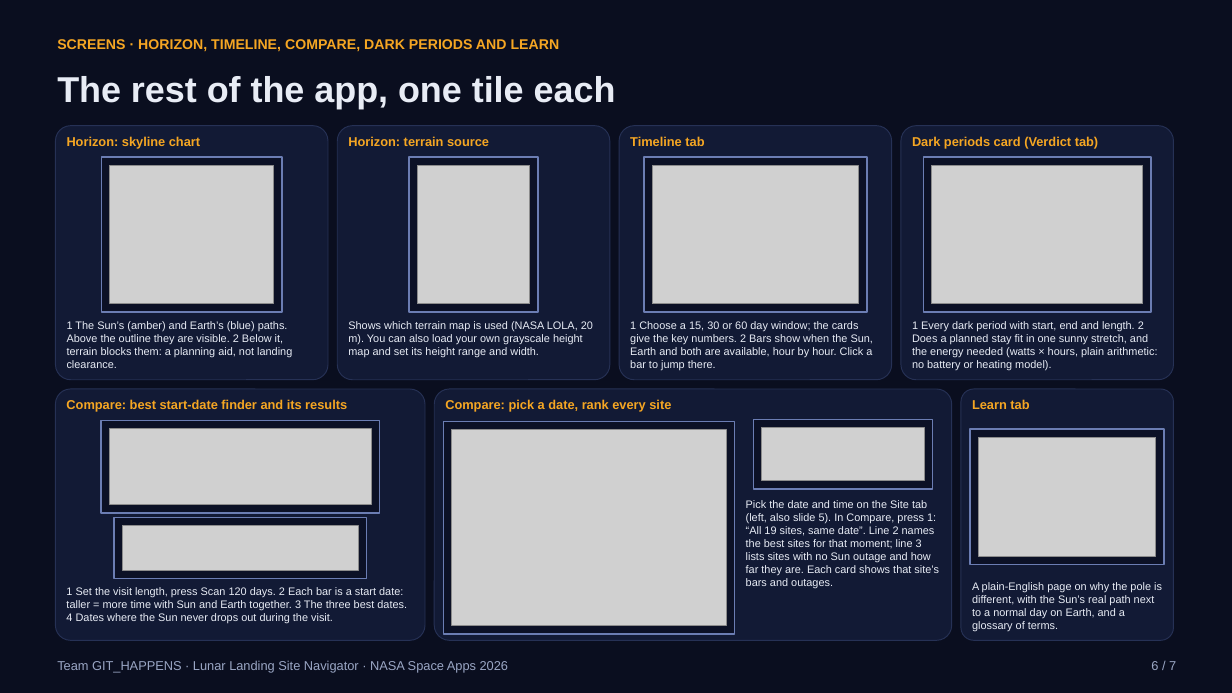
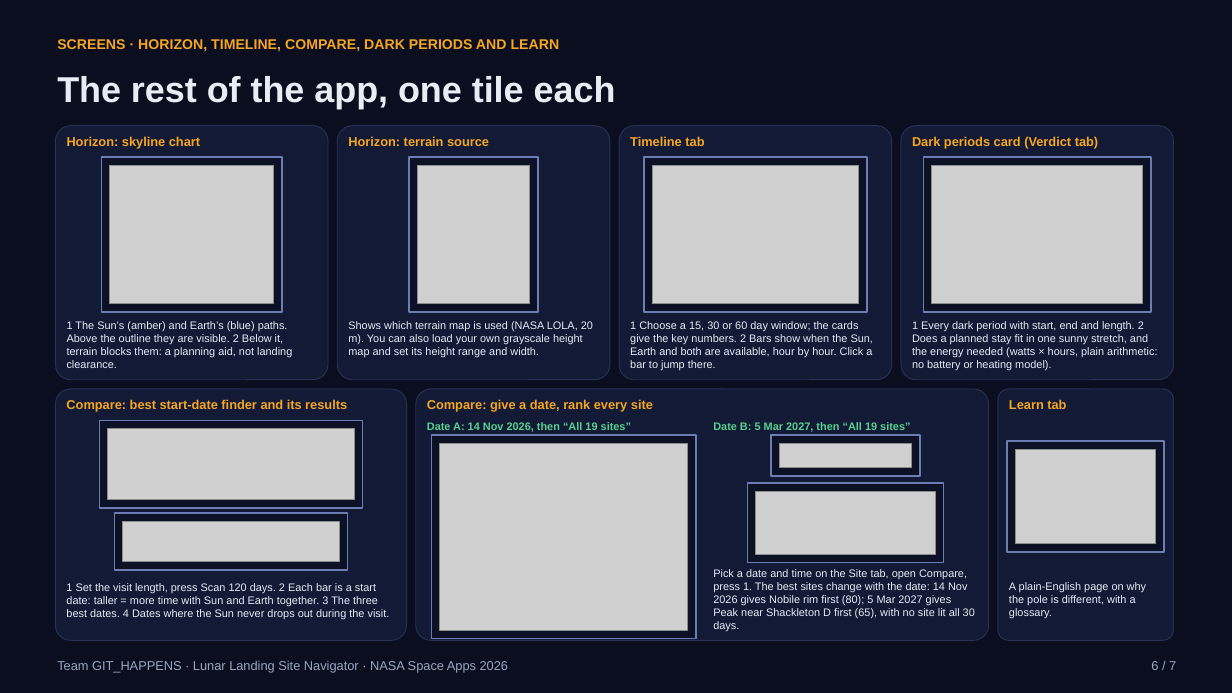
Before and after one commit to Amitrajeetpaul/lunar-landing-site-navigator, a slide deck: slide 6 of docs/GIT_7_SLIDE_PPT.pptx. Drawn at 1232x693 pixels with LibreOffice and Linux fonts; fonts in the diff are those of the drawing; grey boxes stand for pictures. Boxes give left, top, right and bottom in pixels: in the first picture for what was removed or moved away, otherwise in the second. Text is boxed around its words. In the diff, an @@ line names an element or a change of style, - is before the commit and + after.

Commit message:
Demo deck slide 6: two-date compare demonstration with live screenshots

```diff
--- a/docs/GIT_7_SLIDE_PPT.pptx
+++ b/docs/GIT_7_SLIDE_PPT.pptx
@@ rounded rectangle resized from (x1=55, y1=389, x2=425, y2=640) to (x1=55, y1=389, x2=407, y2=640) @@
@@ rounded rectangle resized from (x1=434, y1=389, x2=952, y2=640) to (x1=416, y1=389, x2=989, y2=640) @@
@@ rounded rectangle resized from (x1=961, y1=389, x2=1174, y2=640) to (x1=998, y1=389, x2=1174, y2=640) @@
@@ text at (x1=427, y1=399, x2=653, y2=412): text changed @@
-Compare: pick a date, rank every site
+Compare: give a date, rank every site
@@ text "Learn tab" moved from (x1=972, y1=399, x2=1029, y2=409) to (x1=1009, y1=399, x2=1066, y2=409) @@
@@ rectangle resized from (x1=101, y1=421, x2=380, y2=513) to (x1=100, y1=421, x2=362, y2=508) @@
@@ picture resized from (x1=109, y1=429, x2=372, y2=505) to (x1=108, y1=429, x2=354, y2=500) @@
@@ text added at (x1=427, y1=422, x2=631, y2=432), 8.5 pt, text #57D28F, bold @@
+Date A: 14 Nov 2026, then “All 19 sites”
@@ rectangle resized from (x1=444, y1=421, x2=735, y2=634) to (x1=432, y1=435, x2=696, y2=639) @@
@@ picture resized from (x1=452, y1=430, x2=726, y2=626) to (x1=440, y1=444, x2=688, y2=630) @@
@@ text added at (x1=713, y1=422, x2=910, y2=433), 8.5 pt, text #57D28F, bold @@
+Date B: 5 Mar 2027, then “All 19 sites”
@@ picture removed at (x1=762, y1=428, x2=925, y2=481) @@
@@ rectangle resized from (x1=754, y1=420, x2=933, y2=489) to (x1=771, y1=435, x2=920, y2=476) @@
@@ picture added at (x1=779, y1=444, x2=911, y2=468) @@
@@ rectangle resized from (x1=970, y1=429, x2=1165, y2=565) to (x1=1007, y1=442, x2=1165, y2=553) @@
@@ picture resized from (x1=979, y1=437, x2=1156, y2=556) to (x1=1016, y1=450, x2=1156, y2=544) @@
@@ text removed at (x1=746, y1=500, x2=939, y2=589) @@
-Pick the date and time on the Site tab (left, also slide 5). In Compare, press 1: “All 19 sites, same date”. Line 2 names the best sites for that moment; line 3 lists sites with no Sun outage and how far they are. Each card shows that site’s bars and outages.
@@ rectangle added at (x1=748, y1=483, x2=944, y2=563), fill #0C1126, outline #6B7DB3 1.25 pt @@
@@ picture added at (x1=756, y1=492, x2=935, y2=555) @@
@@ rectangle resized from (x1=114, y1=518, x2=367, y2=579) to (x1=115, y1=513, x2=348, y2=570) @@
@@ picture resized from (x1=122, y1=526, x2=359, y2=570) to (x1=123, y1=521, x2=339, y2=562) @@
@@ text added at (x1=713, y1=569, x2=975, y2=632), 8.5 pt, text #E8ECF5 @@
+Pick a date and time on the Site tab, open Compare, press 1. The best sites change with the date: 14 Nov 2026 gives Nobile rim first (80); 5 Mar 2027 gives Peak near Shackleton D first (65), with no site lit all 30 days.
@@ text "1 Set the visit length, ..." rewrapped from (x1=66, y1=587, x2=407, y2=624) to (x1=66, y1=583, x2=390, y2=619) @@
@@ text at (x1=1009, y1=582, x2=1146, y2=619): text changed @@
-A plain-English page on why the pole is different, with the Sun’s real path next to a normal day on Earth, and a glossary of terms.
+A plain-English page on why the pole is different, with a glossary.
```
Also in this commit, not shown: 1 other file.
